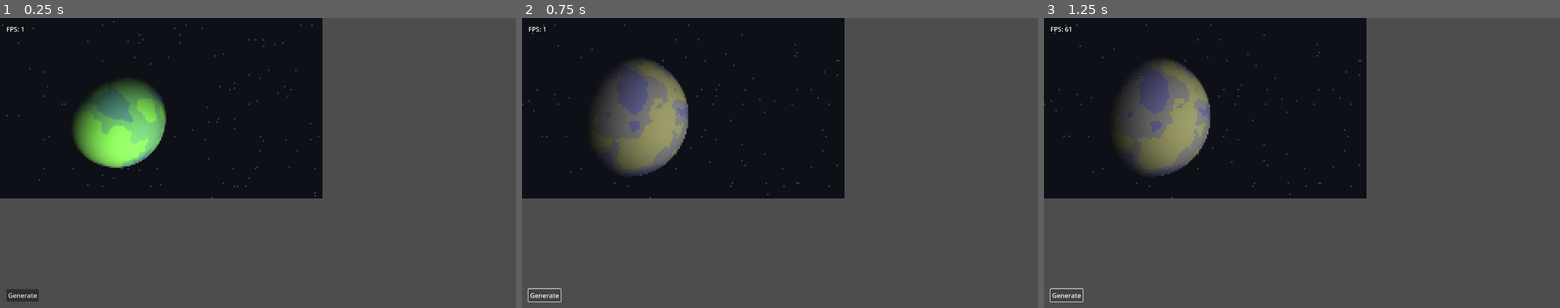
Above: before the commit, frames 1-3 (left to right).
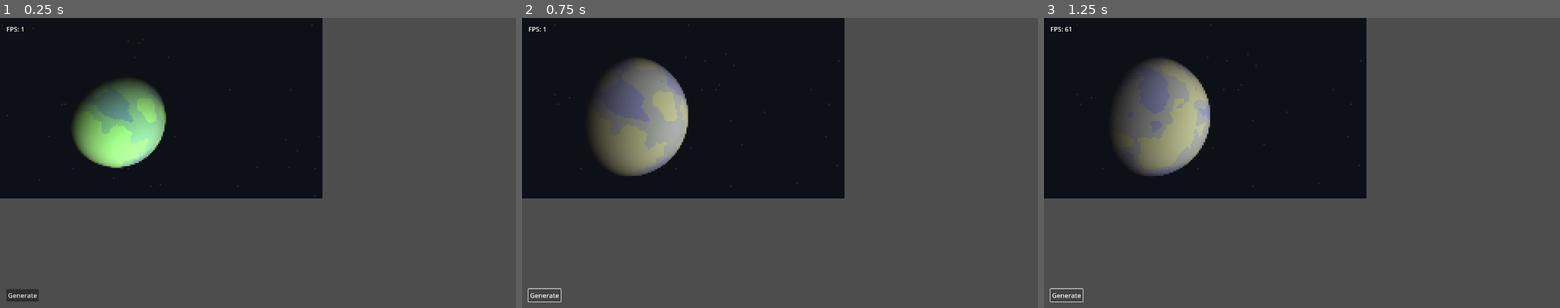
Above: after the commit, the same moments.

Repository: omgthan/planet
Game: Godot game, scene res://main.tscn
Two runs of this game, one before a commit and one after it. Both use one fixed random seed, a clock stepped at 60 frames per second and the inputs below.
Inputs:
- Up to frame 1 (0.25 s): no input
- Up to frame 2 (0.75 s): click "Generate" at 0.5 s
- Up to frame 3 (1.25 s): no input

The runs differ from the first frame. In frame 1, 2.3% of the frame differs, in the area x 3-62%, y 1-63%; in frame 2, 3.5%, in the area x 0-62%, y 2-63%; in frame 3, 2.5%.

Commit message:
Adjusted star generation and application of atmosphere color to planet surface

Diff:
--- a/planet.gdshader
+++ b/planet.gdshader
@@ -9,9 +9,9 @@
 
 uniform sampler3D noise_texture; // 3d noise texture for planet surface
 
-uniform vec4 color_main; // the base color for the planet
-uniform vec4 color_light; // lighter version of base
-uniform vec4 color_dark; // darker version of base
+uniform vec3 color_main; // the base color for the planet
+uniform vec3 color_light; // lighter version of base
+uniform vec3 color_dark; // darker version of base
 
 uniform vec3 light_source = vec3(0.0, 0.0, 0.0); // 3d origin of light source
 
@@ -38,6 +38,20 @@
 			u.y * u.z * (1.0 - cos(rotate_angle)) + u.x * sin(rotate_angle),
 			u.z * u.z * (1.0 - cos(rotate_angle)) + cos(rotate_angle)
 		)
+	);
+}
+
+vec3 get_color(
+	vec3 surface_color, vec3 surface_diffuse, vec3 atmo_diffuse,
+	float has_atmo, float distance_from_center
+) {
+	return max(
+		SPACE_COLOR,
+		mix(
+			surface_color * surface_diffuse,
+			atmo_diffuse,
+			((atmo_thickness - 0.95) / (1.2 - 0.95)) * has_atmo * 0.75
+		) + surface_diffuse * pow(distance_from_center * 0.5, 2.0)
 	);
 }
 
@@ -126,21 +140,21 @@
 	if (sqrt(dot(depth,depth)) > 0.999) {
 		COLOR = vec4(
 			// choose the max between background space color and the actual color
-			max(SPACE_COLOR, color_light.rgb * diffuse + has_atmo * (((atmo_thickness - 1.0) / 0.2) * atmo_diffuse * pow(circle_distance, 3.0))),
+			get_color(color_light, diffuse, atmo_diffuse, has_atmo, circle_distance),
 			float(circle_distance < 1.0)
 		);
 	}
 	else if (sqrt(dot(depth,depth)) < 0.7){
 		COLOR = vec4(
 			// choose the max between background space color and the actual color
-			max(SPACE_COLOR, color_dark.rgb * diffuse + has_atmo * (((atmo_thickness - 1.0) / 0.2) * atmo_diffuse * pow(circle_distance, 3.0))),
+			get_color(color_dark, diffuse, atmo_diffuse, has_atmo, circle_distance),
 			float(circle_distance < 1.0)
 		);
 	}
 	else {
 		COLOR = vec4(
 			// choose the max between background space color and the actual color
-			max(SPACE_COLOR, color_main.rgb * diffuse + has_atmo * (((atmo_thickness - 1.0) / 0.2) * atmo_diffuse * pow(circle_distance, 3.0))),
+			get_color(color_main, diffuse, atmo_diffuse, has_atmo, circle_distance),
 			float(circle_distance < 1.0)
 		);
 	}
@@ -148,10 +162,10 @@
 
 
 	// set the color of the atmosphere
-	if (circle_distance > 1.0 && circle_distance < atmo_thickness && has_atmo == 1.0) {
+	if (circle_distance > 1.0 && circle_distance < atmo_thickness && bool(has_atmo)) {
 		COLOR = vec4(
 			max(SPACE_COLOR, atmo_diffuse),
-			pow(abs((circle_distance - atmo_thickness)) * (1.0 / (atmo_thickness - 1.0)), 2.0)
+			pow(abs((circle_distance - atmo_thickness)) * (1.0 / (atmo_thickness - 1.0)), 3.0)
 		);
 	}
 }
--- a/starbackground.gdshader
+++ b/starbackground.gdshader
@@ -2,17 +2,16 @@
 
 uniform vec3 SPACE_COLOR = vec3(0.0);
 uniform sampler2D noise_texture;
+const vec3 STAR_COLOR = vec3(0.2);
 
 void fragment() {
 	vec2 pos = VERTEX;
 
-	vec4 star_noise = texture(noise_texture, UV);
-	vec3 brightness = abs(star_noise.xyz);
+	float brightness = texture(noise_texture, UV).r;
 
-	if (sqrt(dot(brightness,brightness)) > 1.6) {
-		COLOR = vec4(0.24, 0.24, 0.24, 1.0);
-	}
-	else {
+	if (brightness > 0.95) {
+		COLOR = mix(vec4(STAR_COLOR, 1.0), vec4(SPACE_COLOR, 1.0), 0.35);
+	} else {
 		COLOR = vec4(SPACE_COLOR, 1.0);
 	}
 }
